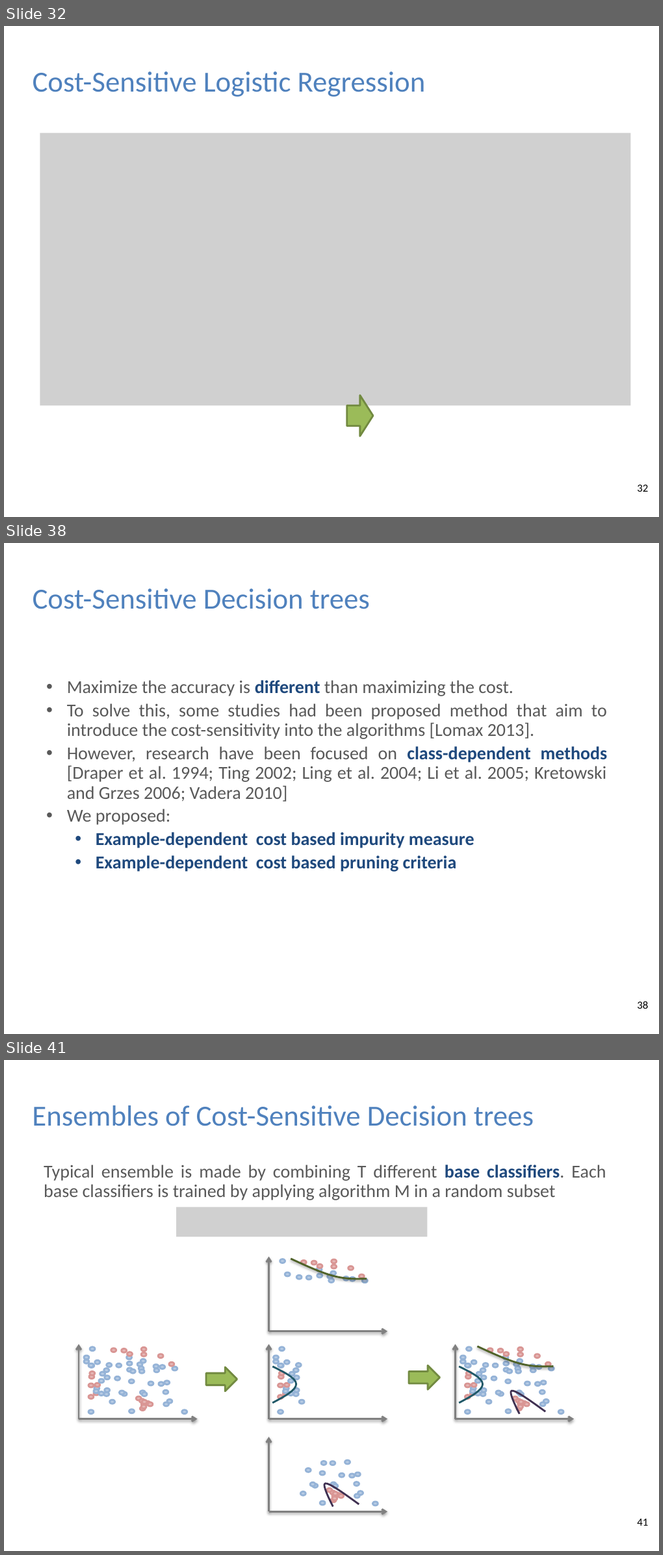
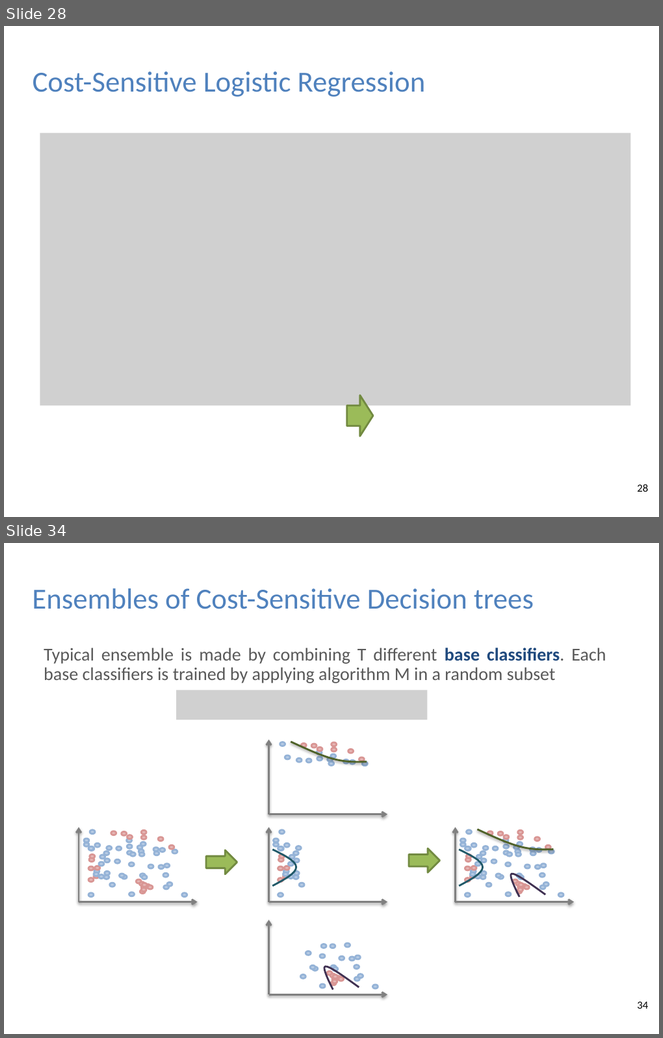
Before and after one commit to albahnsen/phd-thesis, a slide deck: slides/Thesis_ExampleDependentCostSensitiveClassification_slides.pptx. Shown one above the other, each under a label of ours: slides 32, 38 and 41 before the commit, slides 28 and 34 after it; the slides between them are not shown. The pictures are 663x1555 and 663x1038 pixels, drawn with LibreOffice and Linux fonts; fonts in the diff are those of the drawing; grey boxes stand for pictures; background and template pictures are left out. Boxes give left, top, right and bottom in pixels: in the first picture for what was removed or moved away, otherwise in the second. Text is boxed around its words. In the diff, an @@ line names an element or a change of style, - is before the commit and + after.

```diff
--- a/slides/Thesis_ExampleDependentCostSensitiveClassification_slides.pptx
+++ b/slides/Thesis_ExampleDependentCostSensitiveClassification_slides.pptx
@@ slide 38 removed at (x1=4, y1=543, x2=659, y2=1034), background #FFFFFF @@
@@ text removed at (x1=33, y1=589, x2=370, y2=609) @@
-Cost-Sensitive Decision trees
@@ text removed at (x1=67, y1=680, x2=608, y2=872) @@
-• Maximize the accuracy is different than maximizing the cost.
-• To solve this, some studies had been proposed method that aim to introduce the cost-sensitivity into the algorithms [Lomax 2013].
-• However, research have been focused on class-dependent methods [Draper et al. 1994; Ting 2002; Ling et al. 2004; Li et al. 2005; Kretowski and Grzes 2006; Vadera 2010]
-• We proposed:
-  • Example-dependent cost based impurity measure
-  • Example-dependent cost based pruning criteria
@@ page number removed at (x1=637, y1=1001, x2=648, y2=1009) @@
-38
@@ what was slide 32 is now slide 28 @@
@@ page number at (x1=637, y1=484, x2=648, y2=492): text changed @@
-32
+28
@@ what was slide 41 is now slide 34 @@
@@ page number at (x1=637, y1=1002, x2=648, y2=1009): text changed @@
-41
+34
```
Also in this commit, not shown: 11 slides changed, 7 other slides removed.
